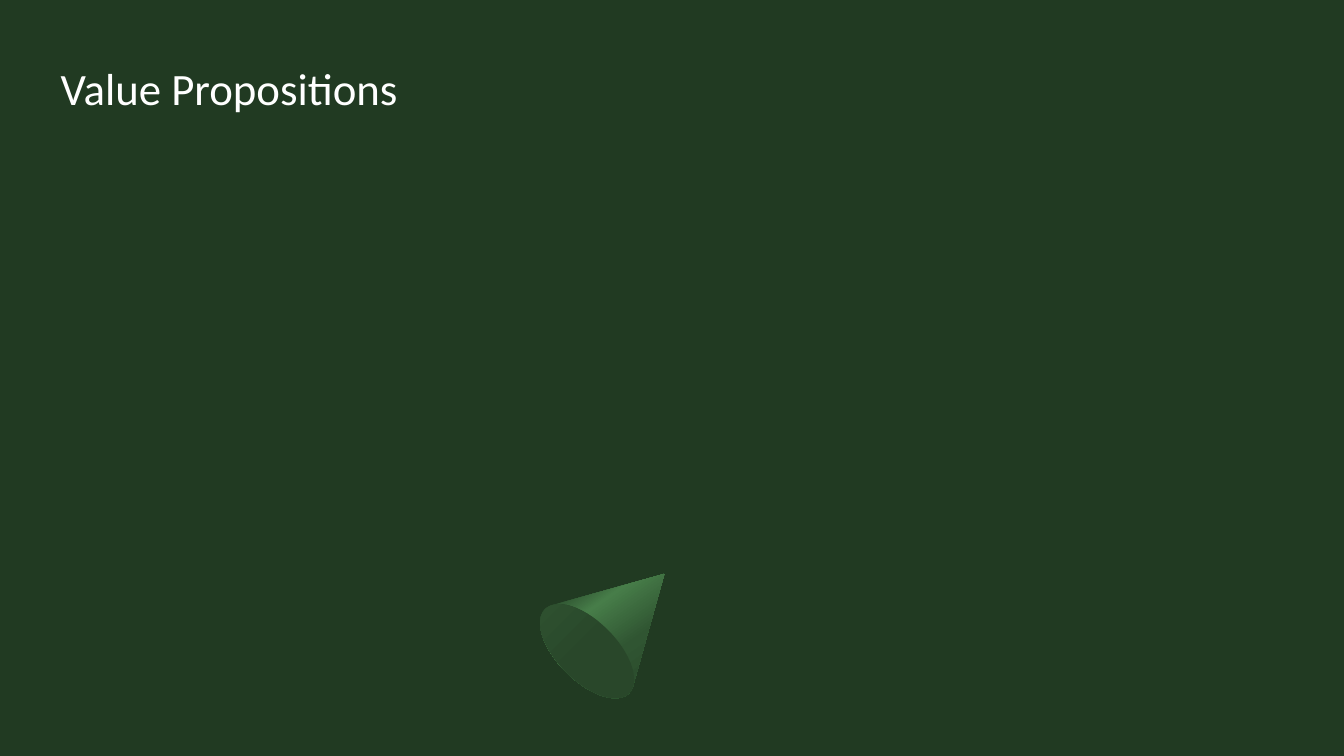
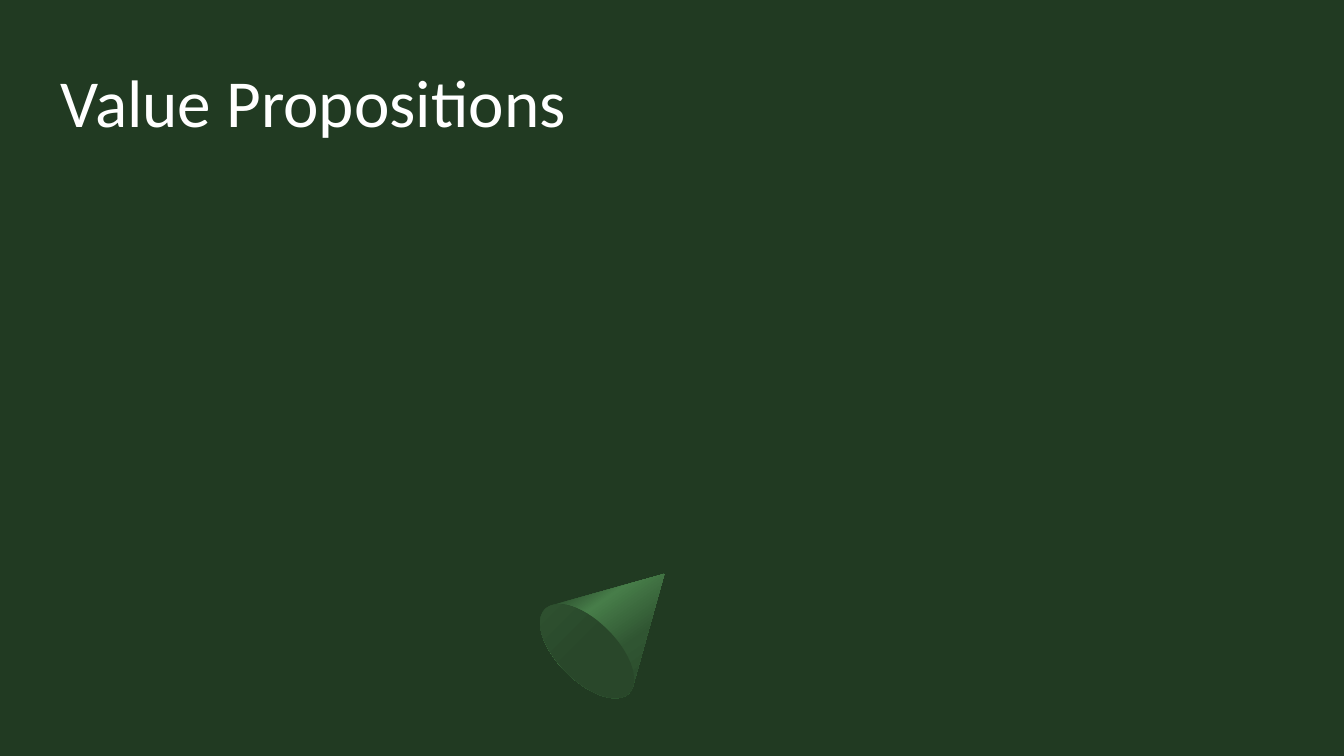
Before and after one commit to Sjofil/HASAB-IDA3, a slide deck: slide 5 of Business Canvas Model/Business canvas model.pptx. Drawn at 1344x756 pixels with LibreOffice and Linux fonts; fonts in the diff are those of the drawing. Boxes give left, top, right and bottom in pixels: in the first picture for what was removed or moved away, otherwise in the second. Text is boxed around its words. In the diff, an @@ line names an element or a change of style, - is before the commit and + after.

```diff
--- a/Business Canvas Model/Business canvas model.pptx
+++ b/Business Canvas Model/Business canvas model.pptx
@@ title "Value Propositions" at bbox=[61, 80, 565, 138]: size 32 to 48 pt @@
```
Also in this commit, not shown: 8 other slides changed.
